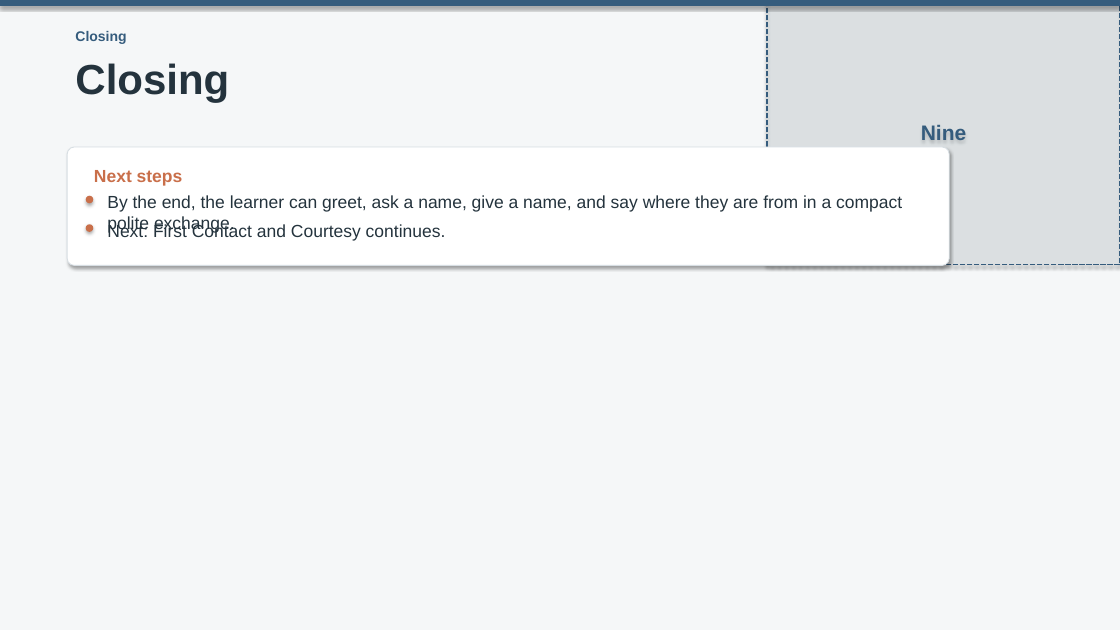
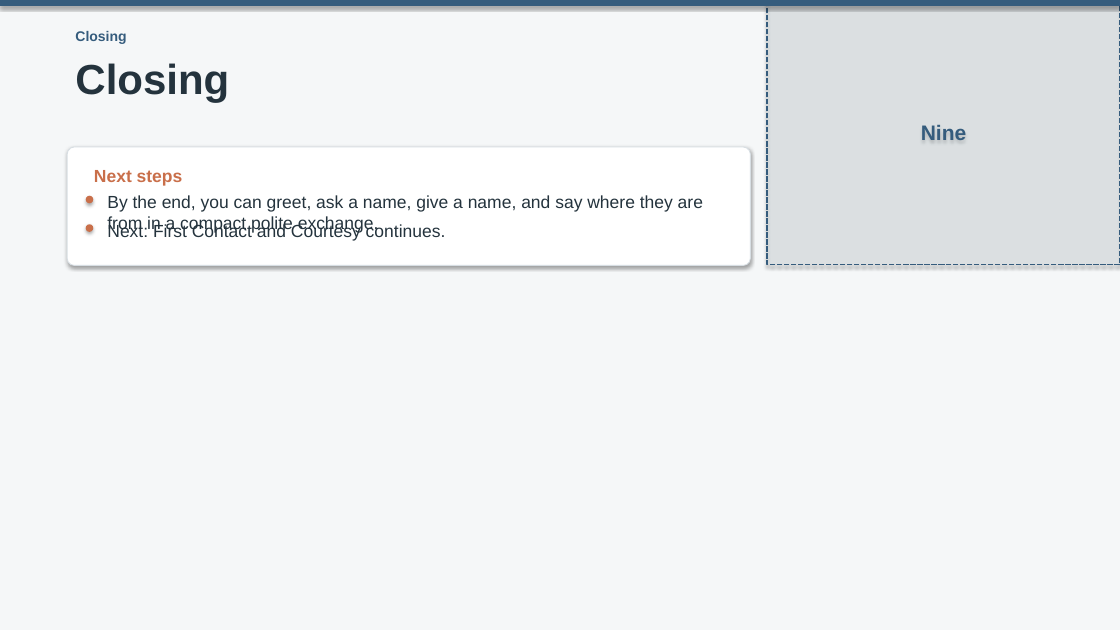
Before and after one commit to OTFTCS/thai-nine, a slide deck: slide 9 of course/modules/M01/L002/M01-L002-deck.pptx. Drawn at 1120x630 pixels with LibreOffice and Linux fonts; fonts in the diff are those of the drawing. Boxes give left, top, right and bottom in pixels: in the first picture for what was removed or moved away, otherwise in the second. Text is boxed around its words. In the diff, an @@ line names an element or a change of style, - is before the commit and + after.

```diff
--- a/course/modules/M01/L002/M01-L002-deck.pptx
+++ b/course/modules/M01/L002/M01-L002-deck.pptx
@@ rounded rectangle: place and size @@
-rounded rectangle at (67, 147, 949, 266)
+rounded rectangle at (67, 147, 750, 266)
@@ text at (107, 195, 703, 234): text changed @@
-By the end, the learner can greet, ask a name, give a name, and say where they are from in a compact polite exchange.
+By the end, you can greet, ask a name, give a name, and say where they are from in a compact polite exchange.
```
Also in this commit, not shown: 8 other slides changed, 17 other files.
